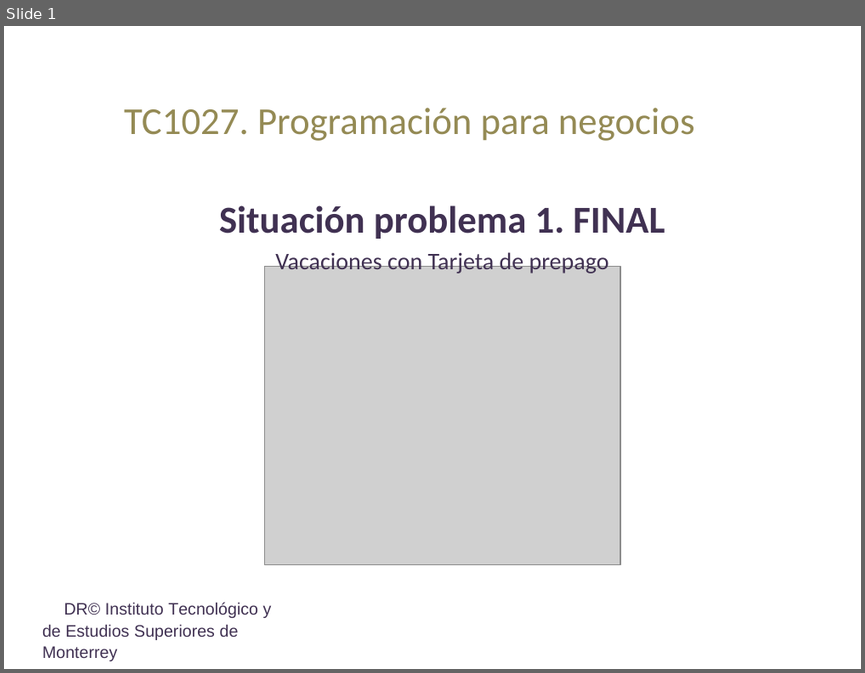
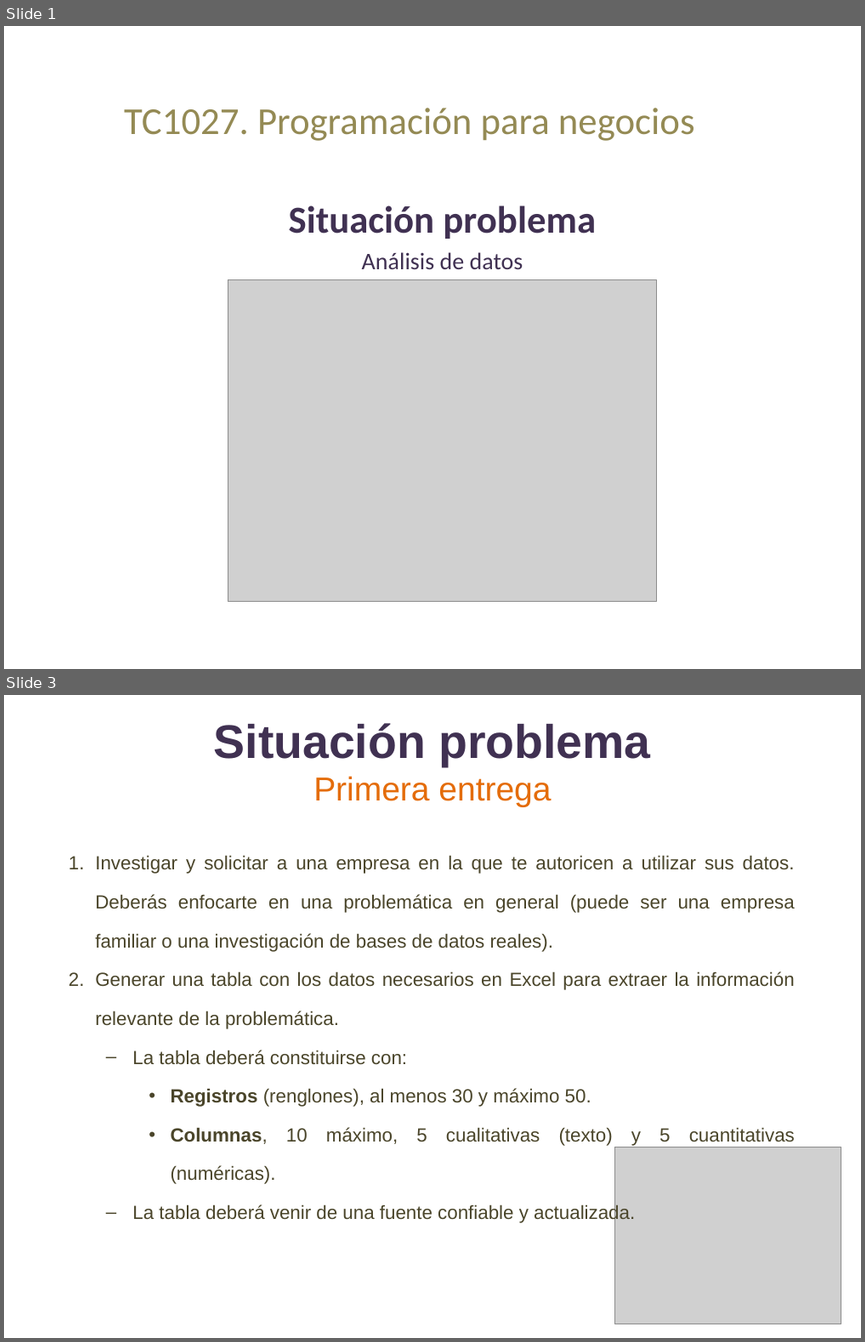
Before and after one commit to lizetheP/Programacion, a slide deck: CalendarioAgo2022/proyecto/SITUACION_PROBLEMA.pptx. Shown one above the other, each under a label of ours: slide 1 before the commit, slides 1 and 3 after it; the slides between them are not shown. The pictures are 865x673 and 865x1342 pixels, drawn with LibreOffice and Linux fonts; fonts in the diff are those of the drawing; grey boxes stand for pictures. Boxes give left, top, right and bottom in pixels: in the first picture for what was removed or moved away, otherwise in the second. Text is boxed around its words. In the diff, an @@ line names an element or a change of style, - is before the commit and + after.

```diff
--- a/CalendarioAgo2022/proyecto/SITUACION_PROBLEMA.pptx
+++ b/CalendarioAgo2022/proyecto/SITUACION_PROBLEMA.pptx
@@ slide 3 added at [4,695,861,1338], background #FFFFFF @@
@@ title added at [214,723,650,807], 39.6 pt, text #403152, bold @@
+Situación problema
+Primera entrega
@@ text added at [95,855,794,1223], 16 pt, text #4A452A @@
+1. Investigar y solicitar a una empresa en la que te autoricen a utilizar sus datos. Deberás enfocarte en una problemática en general (puede ser una empresa familiar o una investigación de bases de datos reales).
+2. Generar una tabla con los datos necesarios en Excel para extraer la información relevante de la problemática.
+  – La tabla deberá constituirse con:
+    • Registros (renglones), al menos 30 y máximo 50.
+    • Columnas, 10 máximo, 5 cualitativas (texto) y 5 cuantitativas (numéricas).
+  – La tabla deberá venir de una fuente confiable y actualizada.
@@ picture added at [615,1146,842,1323] @@
@@ slide 1 changed as well @@
@@ subtitle at [289,205,596,269]: text changed; size 20 to 32 pt; bold on @@
-Situación problema 1. FINAL
-Vacaciones con Tarjeta de prepago
+Situación problema
+Análisis de datos
@@ picture: place and size @@
-picture at [264,267,621,565]
+picture at [228,279,657,601]
@@ text removed at [42,601,272,661] @@
-DR© Instituto Tecnológico y de Estudios Superiores de Monterrey
```
Also in this commit, not shown: 2 other slides changed, 14 other slides added, 7 slides removed, 5 other files.
